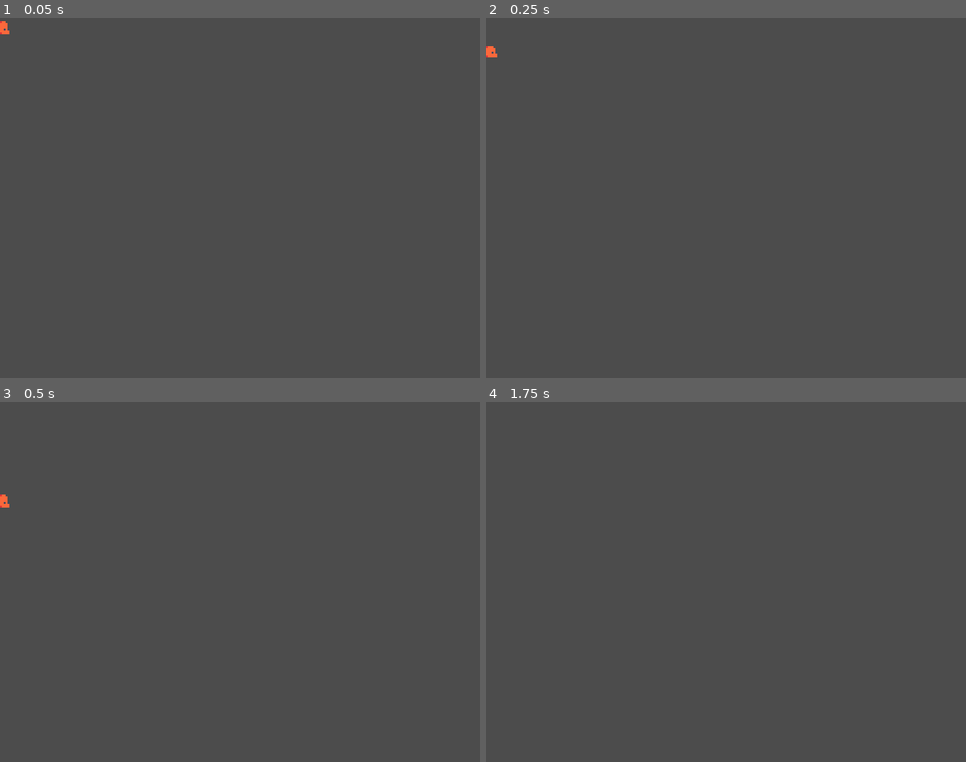
Above: before the commit, frames 1-4 (two rows, left to right).
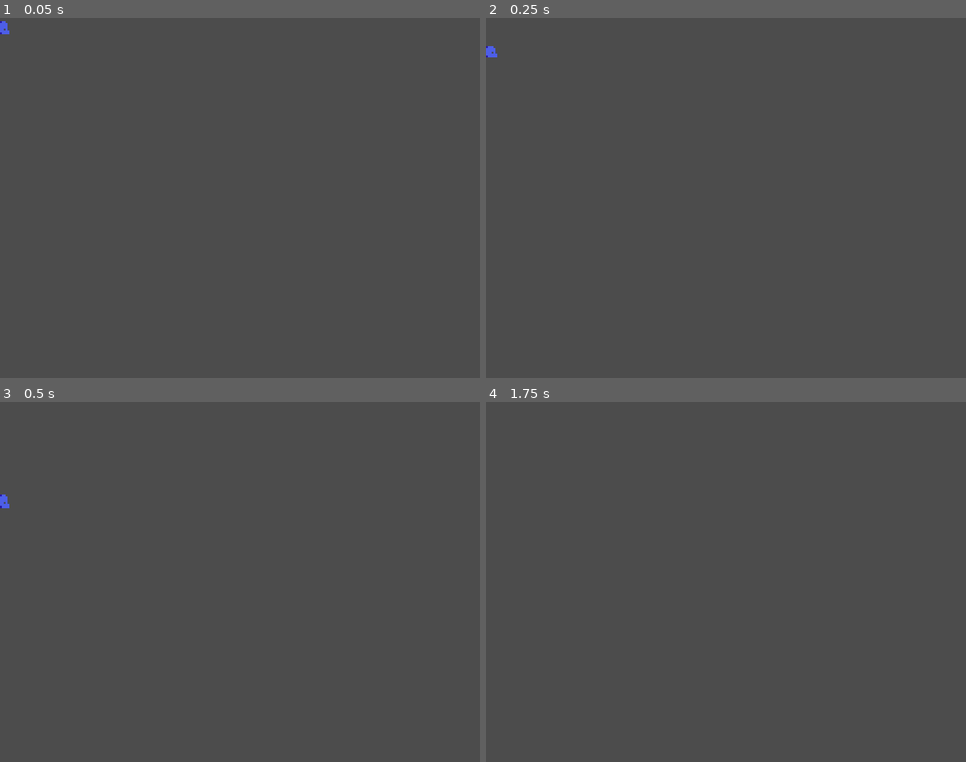
Above: after the commit, the same moments.

Repository: twe4ked/rotato
Game: Godot game, scene res://Grub.tscn
Two runs of this game, one before a commit and one after it. Both use one fixed random seed, a clock stepped at 60 frames per second and the inputs below. This scene is started directly instead of the project's main scene.
Inputs:
- Up to frame 1 (0.05 s): no input
- Up to frame 2 (0.25 s): no input
- Up to frame 3 (0.5 s): no input
- Up to frame 4 (1.75 s): tap Enter (ui_accept) at 0.5, 0.77, 1.52 s; hold Right (ui_right) from 0.53 s (still down)

The runs differ from the first frame. In frame 1, less than 0.1% of the frame differs, in the area x 0-2%, y 0-5%; in frame 2, less than 0.1%, in the area x 0-3%, y 7-11%; in frame 3, less than 0.1%; in frame 4, nothing differs.

Commit message:
Add grub colors

Diff:
--- a/Enemy.gd
+++ b/Enemy.gd
@@ -41,6 +41,7 @@
 	if area.get_parent().weapon_color == weapon_color:
 		var grub = Grub.instance()
 		grub.position = global_position
+		grub.weapon_color = weapon_color
 		var world = get_tree().current_scene
 		world.add_child(grub)
 
--- a/Grub.gd
+++ b/Grub.gd
@@ -8,6 +8,7 @@
 export var death_range_max = 10
 
 onready var wanderController = $WanderController
+onready var animationPlayer = $AnimationPlayer
 
 enum State {
 	Alive
@@ -16,8 +17,25 @@
 
 var state = State.Alive
 
+enum WeaponColor {
+	Red
+	Green
+	Blue
+	Purple
+}
+
+var weapon_color = WeaponColor.Blue
+
 func _ready():
-	$AnimatedSprite.play()
+	match weapon_color:
+		WeaponColor.Red:
+			animationPlayer.play("Red")
+		WeaponColor.Green:
+			animationPlayer.play("Green")
+		WeaponColor.Blue:
+			animationPlayer.play("Blue")
+		WeaponColor.Purple:
+			animationPlayer.play("Purple")
 
 func _physics_process(delta):
 	match state:
--- a/Grub.tscn
+++ b/Grub.tscn
@@ -1,25 +1,81 @@
-[gd_scene load_steps=10 format=2]
+[gd_scene load_steps=11 format=2]
 
 [ext_resource path="res://tilemap_packed.png" type="Texture" id=1]
 [ext_resource path="res://Grub.gd" type="Script" id=2]
 [ext_resource path="res://Hurtbox.tscn" type="PackedScene" id=3]
 [ext_resource path="res://WanderController.tscn" type="PackedScene" id=4]
 
-[sub_resource type="AtlasTexture" id=5]
-atlas = ExtResource( 1 )
-region = Rect2( 80, 80, 16, 16 )
+[sub_resource type="Animation" id=11]
+resource_name = "Blue"
+length = 0.4
+loop = true
+step = 0.2
+tracks/0/type = "value"
+tracks/0/path = NodePath("Sprite:frame")
+tracks/0/interp = 1
+tracks/0/loop_wrap = true
+tracks/0/imported = false
+tracks/0/enabled = true
+tracks/0/keys = {
+"times": PoolRealArray( 0, 0.2 ),
+"transitions": PoolRealArray( 1, 1 ),
+"update": 1,
+"values": [ 83, 84 ]
+}
 
-[sub_resource type="AtlasTexture" id=6]
-atlas = ExtResource( 1 )
-region = Rect2( 96, 80, 16, 16 )
+[sub_resource type="Animation" id=12]
+resource_name = "Green"
+length = 0.4
+loop = true
+step = 0.2
+tracks/0/type = "value"
+tracks/0/path = NodePath("Sprite:frame")
+tracks/0/interp = 1
+tracks/0/loop_wrap = true
+tracks/0/imported = false
+tracks/0/enabled = true
+tracks/0/keys = {
+"times": PoolRealArray( 0, 0.2 ),
+"transitions": PoolRealArray( 1, 1 ),
+"update": 1,
+"values": [ 85, 86 ]
+}
 
-[sub_resource type="SpriteFrames" id=7]
-animations = [ {
-"frames": [ SubResource( 5 ), SubResource( 6 ) ],
-"loop": true,
-"name": "default",
-"speed": 5.0
-} ]
+[sub_resource type="Animation" id=10]
+resource_name = "Purple"
+length = 0.4
+loop = true
+step = 0.2
+tracks/0/type = "value"
+tracks/0/path = NodePath("Sprite:frame")
+tracks/0/interp = 1
+tracks/0/loop_wrap = true
+tracks/0/imported = false
+tracks/0/enabled = true
+tracks/0/keys = {
+"times": PoolRealArray( 0, 0.2 ),
+"transitions": PoolRealArray( 1, 1 ),
+"update": 1,
+"values": [ 81, 82 ]
+}
+
+[sub_resource type="Animation" id=9]
+resource_name = "Red"
+length = 0.4
+loop = true
+step = 0.2
+tracks/0/type = "value"
+tracks/0/path = NodePath("Sprite:frame")
+tracks/0/interp = 1
+tracks/0/loop_wrap = true
+tracks/0/imported = false
+tracks/0/enabled = true
+tracks/0/keys = {
+"times": PoolRealArray( 0, 0.2 ),
+"transitions": PoolRealArray( 1, 1 ),
+"update": 1,
+"values": [ 55, 56 ]
+}
 
 [sub_resource type="CapsuleShape2D" id=4]
 radius = 3.2739
@@ -33,8 +89,17 @@
 collision_layer = 16
 script = ExtResource( 2 )
 
-[node name="AnimatedSprite" type="AnimatedSprite" parent="."]
-frames = SubResource( 7 )
+[node name="Sprite" type="Sprite" parent="."]
+texture = ExtResource( 1 )
+hframes = 10
+vframes = 9
+frame = 55
+
+[node name="AnimationPlayer" type="AnimationPlayer" parent="."]
+anims/Blue = SubResource( 11 )
+anims/Green = SubResource( 12 )
+anims/Purple = SubResource( 10 )
+anims/Red = SubResource( 9 )
 
 [node name="CollisionShape2D" type="CollisionShape2D" parent="."]
 visible = false
@@ -42,6 +107,7 @@
 shape = SubResource( 4 )
 
 [node name="Hurtbox" parent="." instance=ExtResource( 3 )]
+visible = false
 collision_layer = 16
 collision_mask = 2
 
@@ -53,6 +119,7 @@
 horizontal_only = true
 
 [node name="VisibilityNotifier2D" type="VisibilityNotifier2D" parent="."]
+visible = false
 position = Vector2( -0.0469172, 4.50421 )
 scale = Vector2( 0.326714, 0.326714 )
 
Binary file changed: tilemap_packed.png
